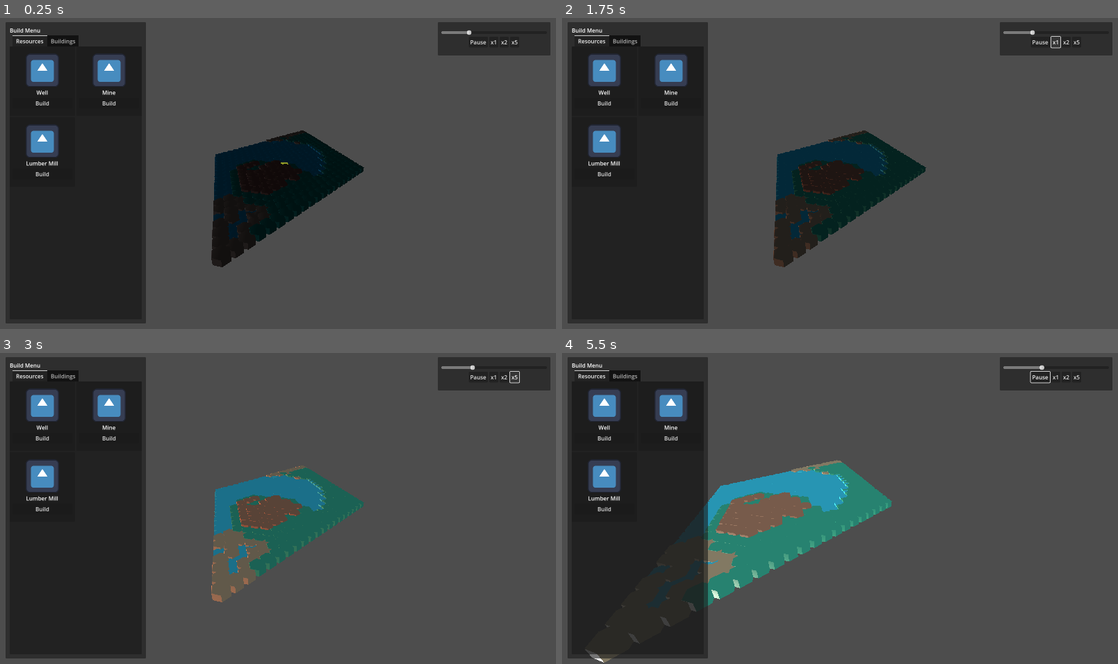
Above: before the commit, frames 1-4 (two rows, left to right).
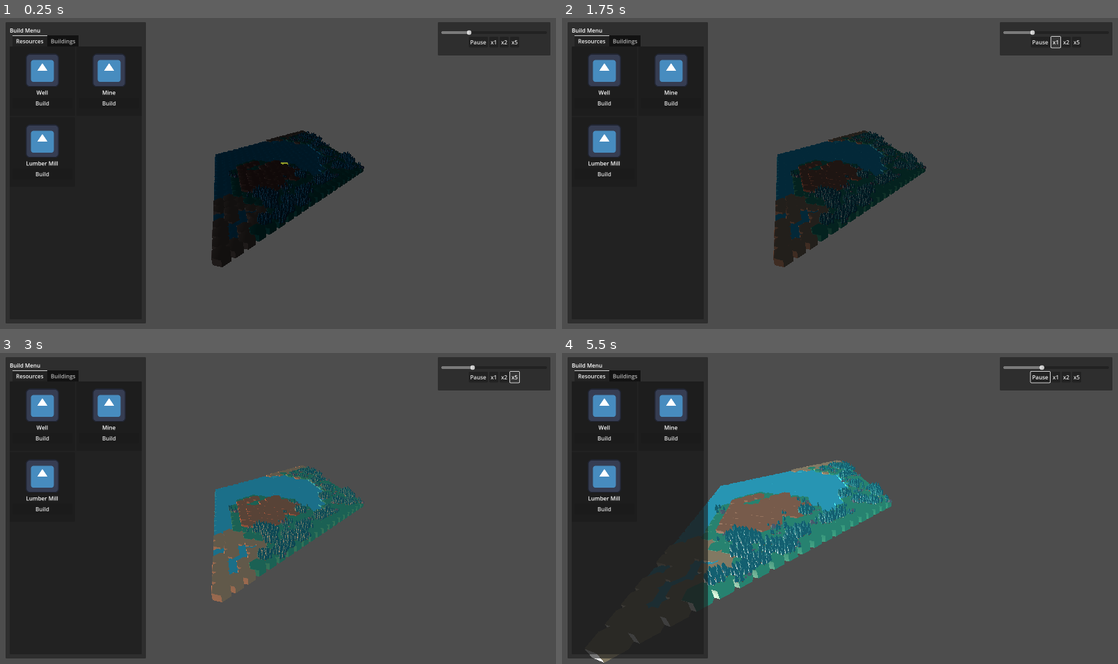
Above: after the commit, the same moments.

Repository: batazor/breakpoint
Game: Godot game, scene res://scenes/main.tscn
The game is run twice, just before and just after one commit, with the same random seed, the same clock (stepped at 60 frames per second) and the same inputs. The engine's default icon, where the game draws it, is replaced by a stand-in: a white triangle on a blue panel in a dark square.
Inputs (mouse positions are in pixels of both pictures, inside the frame that each line leads up to):
- Up to frame 1 (0.25 s): no input
- Up to frame 2 (1.75 s): click "Build" at 0.5 s; click "x1" at 1.25 s
- Up to frame 3 (3 s): click "x2" at 2 s; click "x5" at 2.75 s
- Up to frame 4 (5.5 s): click "Pause" at 3.5 s; click "Resume" at 4.25 s; move the mouse to (606, 415) at 5.02 s; hold D (move_right) from 5.03 s (still down); hold Mouse wheel up (zoom_in) from 5.03 s (still down); click (606, 415) at 5.17 s

The runs differ from the first frame. In frame 1, 0.4% of the frame differs, in the area x 41-66%, y 36-67%; in frame 2, 0.4%; in frame 3, 1.1%; in frame 4, 2.5%, in the area x 25-60%, y 34-75%.

Commit message:
add forest

Diff:
--- a/scripts/hex_grid.gd
+++ b/scripts/hex_grid.gd
@@ -13,6 +13,11 @@
 ]
 const ROT_STEP := deg_to_rad(60.0)
 const TILE_SIDES_PATH := "res://tile_sides.yaml"
+const DEFAULT_FOREST_SCENES: Array[PackedScene] = [
+	preload("res://assets/resources/forest/forest.gltf.glb"),
+	preload("res://assets/resources/forest/detail_forestA.gltf.glb"),
+	preload("res://assets/resources/forest/detail_forestB.gltf.glb"),
+]
 
 signal tile_selected(axial: Vector2i, biome_name: String, surface_pos: Vector3)
 
@@ -109,6 +114,22 @@
 @export var overlay_offset: float = 0.02
 @export_file("*.yaml", "*.yml") var tile_sides_yaml_path: String = "res://tile_sides.yaml"
 
+@export var forest_enabled: bool = true
+@export var forest_scenes: Array[PackedScene] = DEFAULT_FOREST_SCENES
+@export_range(0.0, 1.0, 0.01) var forest_spawn_chance: float = 0.4
+@export var forest_min_trees: int = 1
+@export var forest_max_trees: int = 4
+@export var forest_tile_radius: float = 0.5
+@export var forest_min_distance: float = 0.4
+@export var forest_scale_min: float = 0.85
+@export var forest_scale_max: float = 1.15
+@export var forest_random_yaw: bool = true
+@export var forest_y_offset: float = 0.0
+@export var forest_seed: int = 0
+@export var randomize_forest_seed: bool = false
+@export var forest_allowed_biomes: Array[String] = ["plains"]
+@export var forest_position_attempts: int = 6
+
 var bounds_rect: Rect2
 var multimesh_instance: MultiMeshInstance3D
 var collision_root: Node3D
@@ -138,6 +159,9 @@
 var _left_was_down: bool = false
 var _last_mouse_pos: Vector2 = Vector2(-1, -1)
 var tile_side_map: Dictionary = {}
+var forest_root: Node3D
+var forest_rng: RandomNumberGenerator = RandomNumberGenerator.new()
+var forest_positions: Array[Vector3] = []
 
 
 func _ready() -> void:
@@ -147,6 +171,7 @@
 	collision_root = Node3D.new()
 	collision_root.name = "CollisionRoot"
 	add_child(collision_root)
+	_ensure_forest_root()
 	_init_world_generator()
 	_precompute_heights()
 	_ensure_highlight_material()
@@ -168,6 +193,7 @@
 		_build_mesh_instances()
 
 	_build_colliders()
+	_scatter_forest()
 
 
 func _process(_delta: float) -> void:
@@ -202,6 +228,9 @@
 		selection_indicator.visible = false
 	if hover_indicator != null:
 		hover_indicator.visible = false
+	if is_instance_valid(forest_root):
+		for child in forest_root.get_children():
+			child.queue_free()
 
 
 func _build_hex_mesh() -> Mesh:
@@ -837,6 +866,124 @@
 	return Vector3(t.origin.x, t.origin.y + top_offset, t.origin.z)
 
 
+func _ensure_forest_root() -> void:
+	if is_instance_valid(forest_root):
+		return
+	forest_root = Node3D.new()
+	forest_root.name = "ForestRoot"
+	add_child(forest_root)
+
+
+func _init_forest_rng() -> void:
+	forest_rng = RandomNumberGenerator.new()
+	if randomize_forest_seed:
+		forest_rng.randomize()
+	elif forest_seed != 0:
+		forest_rng.seed = forest_seed
+	else:
+		forest_rng.seed = height_seed
+
+
+func _scatter_forest() -> void:
+	if not forest_enabled:
+		return
+	_ensure_forest_scenes()
+	if forest_scenes.is_empty():
+		return
+	_ensure_forest_root()
+	_init_forest_rng()
+	forest_positions.clear()
+
+	var min_count: int = max(forest_min_trees, 0)
+	var max_count: int = max(forest_max_trees, min_count)
+
+	for r in range(map_height):
+		for q in range(map_width):
+			if not _is_forest_biome(q, r):
+				continue
+			if forest_rng.randf() > forest_spawn_chance:
+				continue
+			var tile_pos: Vector3 = get_tile_surface_position(Vector2i(q, r))
+			var count: int = forest_rng.randi_range(min_count, max_count)
+			for i in range(count):
+				_scatter_forest_on_tile(tile_pos)
+
+
+func _scatter_forest_on_tile(tile_pos: Vector3) -> void:
+	var attempts: int = max(forest_position_attempts, 1)
+	for i in range(attempts):
+		var offset: Vector3 = _random_forest_offset()
+		var pos: Vector3 = tile_pos + offset
+		if _can_place_forest(pos):
+			_spawn_tree_at(pos)
+			return
+
+
+func _random_forest_offset() -> Vector3:
+	var radius: float = max(forest_tile_radius, 0.0)
+	var angle: float = forest_rng.randf() * TAU
+	var dist: float = sqrt(forest_rng.randf()) * radius
+	return Vector3(cos(angle) * dist, 0.0, sin(angle) * dist)
+
+
+func _can_place_forest(pos: Vector3) -> bool:
+	var min_dist: float = max(forest_min_distance, 0.0)
+	if min_dist <= 0.0:
+		return true
+	for p: Vector3 in forest_positions:
+		if p.distance_to(pos) < min_dist:
+			return false
+	return true
+
+
+func _spawn_tree_at(pos: Vector3) -> void:
+	var scene: PackedScene = _pick_forest_scene()
+	if scene == null:
+		return
+	var inst := scene.instantiate()
+	var node: Node3D
+	if inst is Node3D:
+		node = inst
+	else:
+		node = Node3D.new()
+		node.add_child(inst)
+	node.position = pos + Vector3(0.0, forest_y_offset, 0.0)
+	if forest_random_yaw:
+		node.rotation.y = forest_rng.randf() * TAU
+	var scale := forest_rng.randf_range(forest_scale_min, forest_scale_max)
+	node.scale = Vector3.ONE * scale
+	forest_root.add_child(node)
+	forest_positions.append(pos)
+
+
+func _pick_forest_scene() -> PackedScene:
+	if forest_scenes.is_empty():
+		return null
+	var idx: int = forest_rng.randi_range(0, forest_scenes.size() - 1)
+	var candidate: PackedScene = forest_scenes[idx]
+	if candidate is PackedScene:
+		return candidate
+	for scene: PackedScene in forest_scenes:
+		if scene is PackedScene:
+			return scene
+	return null
+
+
+func _is_forest_biome(q: int, r: int) -> bool:
+	var biome_name := _biome_name_runtime(_tile_biome(q, r))
+	if forest_allowed_biomes.is_empty():
+		return true
+	for allowed in forest_allowed_biomes:
+		if String(allowed) == biome_name:
+			return true
+	return false
+
+
+func _ensure_forest_scenes() -> void:
+	if forest_scenes.is_empty():
+		forest_scenes = DEFAULT_FOREST_SCENES
+
+
 func _build_hex_shape() -> ConvexPolygonShape3D:
 	var corners := HexUtil.hex_corners(hex_radius)
 	var verts := PackedVector3Array()
Binary file added: assets/castle/castle.gltf.glb
Not shown, added: assets/castle/castle.gltf.glb.import
Binary file added: assets/resources/forest/detail_forestA.gltf.glb
Not shown, added: assets/resources/forest/detail_forestA.gltf.glb.import
Binary file added: assets/resources/forest/detail_forestB.gltf.glb
Not shown, added: assets/resources/forest/detail_forestB.gltf.glb.import
Binary file added: assets/resources/forest/detail_hill.gltf.glb
Not shown, added: assets/resources/forest/detail_hill.gltf.glb.import
Binary file added: assets/resources/forest/forest.gltf.glb
Not shown, added: assets/resources/forest/forest.gltf.glb.import
Not shown, changed: assets/.DS_Store
Not shown, added: assets/resources/.DS_Store
(and 1 more such lines)
